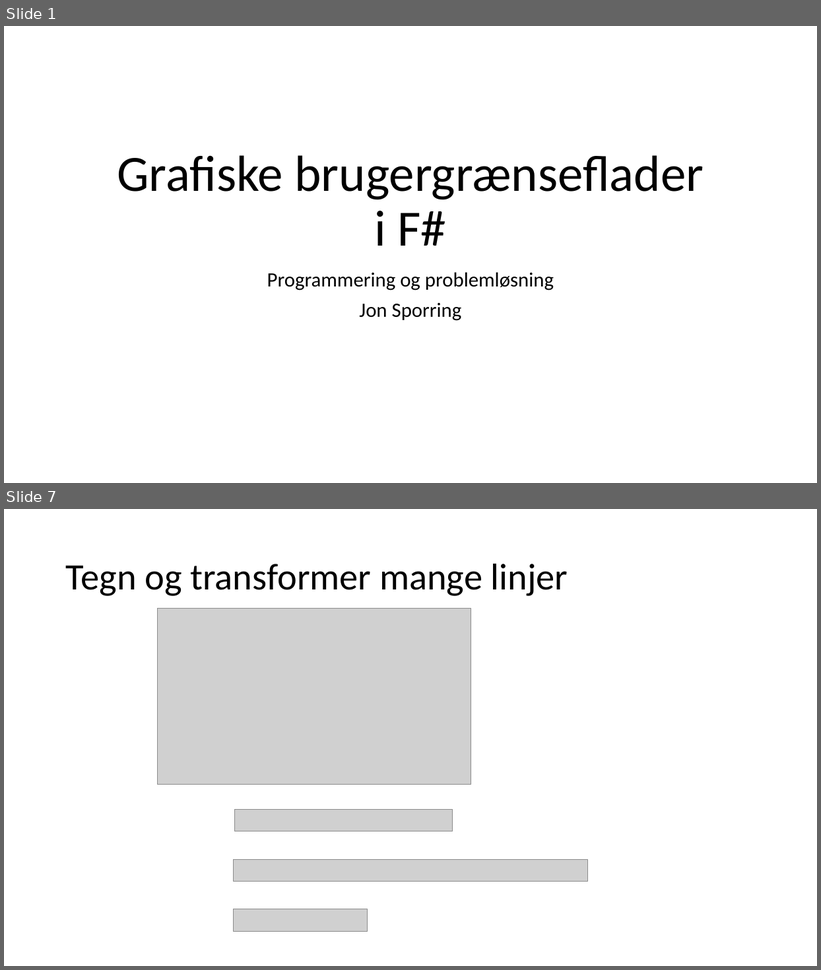
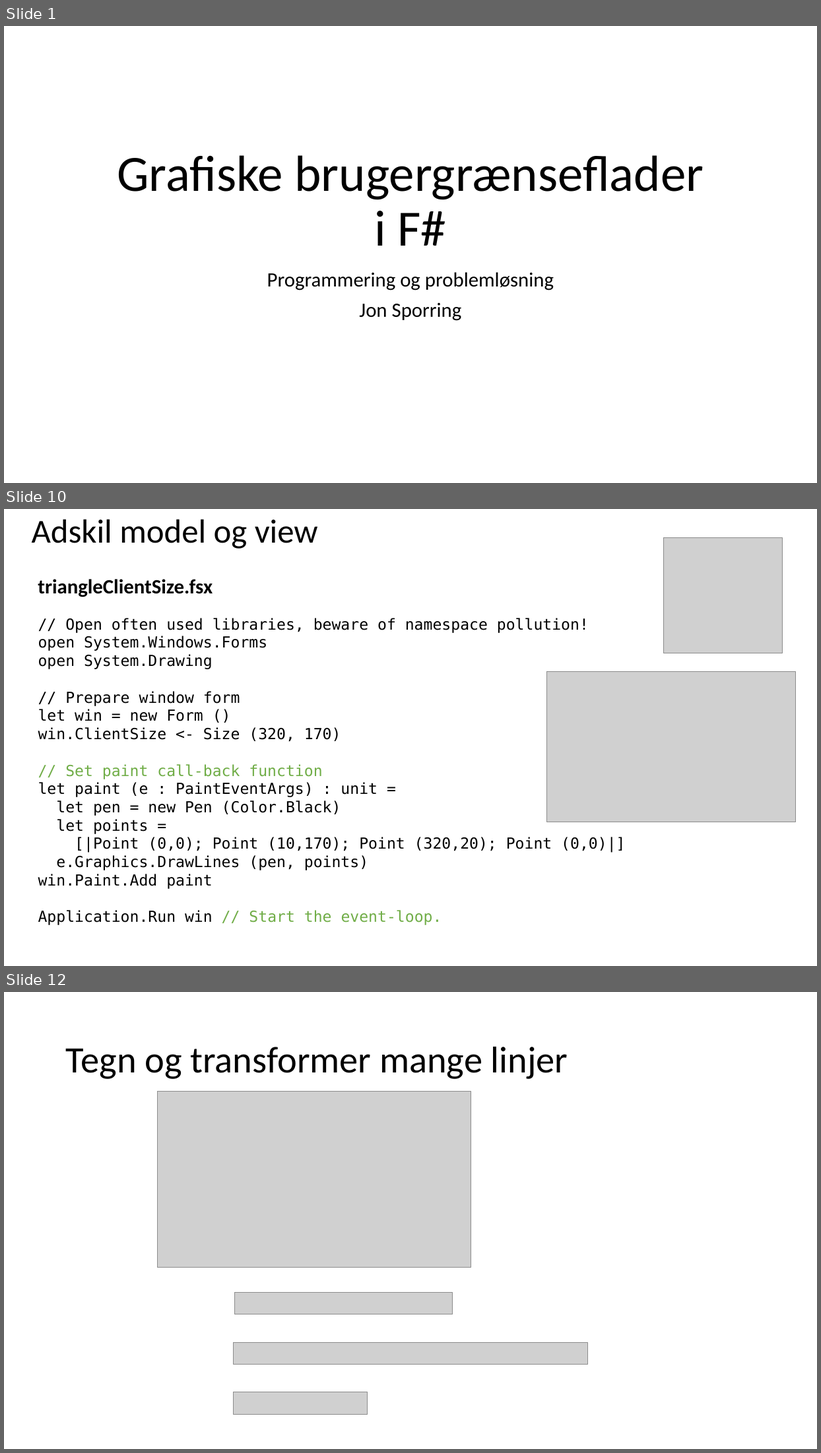
Before and after one commit to fisterloegsovs/pop22, a slide deck: lectures/17.1/17.1.pptx. Shown one above the other, each under a label of ours: slides 1 and 7 before the commit, slides 1, 10 and 12 after it; the slides between them are not shown. The pictures are 821x970 and 821x1453 pixels, drawn with LibreOffice and Linux fonts; fonts in the diff are those of the drawing; grey boxes stand for pictures. Boxes give left, top, right and bottom in pixels: in the first picture for what was removed or moved away, otherwise in the second. Text is boxed around its words. In the diff, an @@ line names an element or a change of style, - is before the commit and + after.

```diff
--- a/lectures/17.1/17.1.pptx
+++ b/lectures/17.1/17.1.pptx
@@ slide 10 added at bbox=[4, 509, 817, 966], background #FFFFFF @@
@@ title added at bbox=[32, 519, 318, 549], 39.6 pt, text #000000 @@
+Adskil model og view
@@ picture added at bbox=[664, 537, 782, 653] @@
@@ text added at bbox=[38, 579, 213, 597], 24 pt, text #000000, bold @@
+triangleClientSize.fsx
@@ text added at bbox=[38, 618, 625, 925], 18 pt, text #000000 @@
+// Open often used libraries, beware of namespace pollution!
+open System.Windows.Forms
+open System.Drawing
+// Prepare window form
+let win = new Form ()
+win.ClientSize <- Size (320, 170)
+// Set paint call-back function
+let paint (e : PaintEventArgs) : unit =
+let pen = new Pen (Color.Black)
+let points =
+[|Point (0,0); Point (10,170); Point (320,20); Point (0,0)|]
+e.Graphics.DrawLines (pen, points)
+win.Paint.Add paint
+Application.Run win // Start the event-loop.
@@ picture added at bbox=[547, 672, 796, 823] @@
@@ what was slide 7 is now slide 12 @@
```
Also in this commit, not shown: 3 slides changed, 10 other slides added, 13 slides removed, 11 other files.
